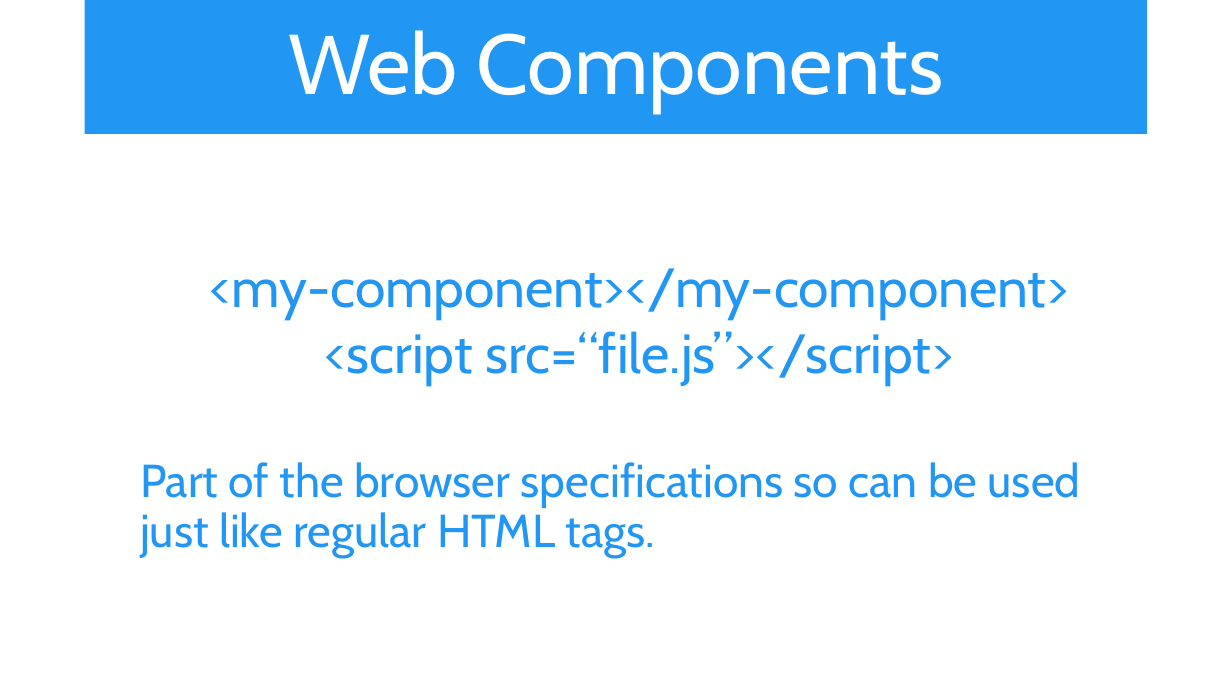
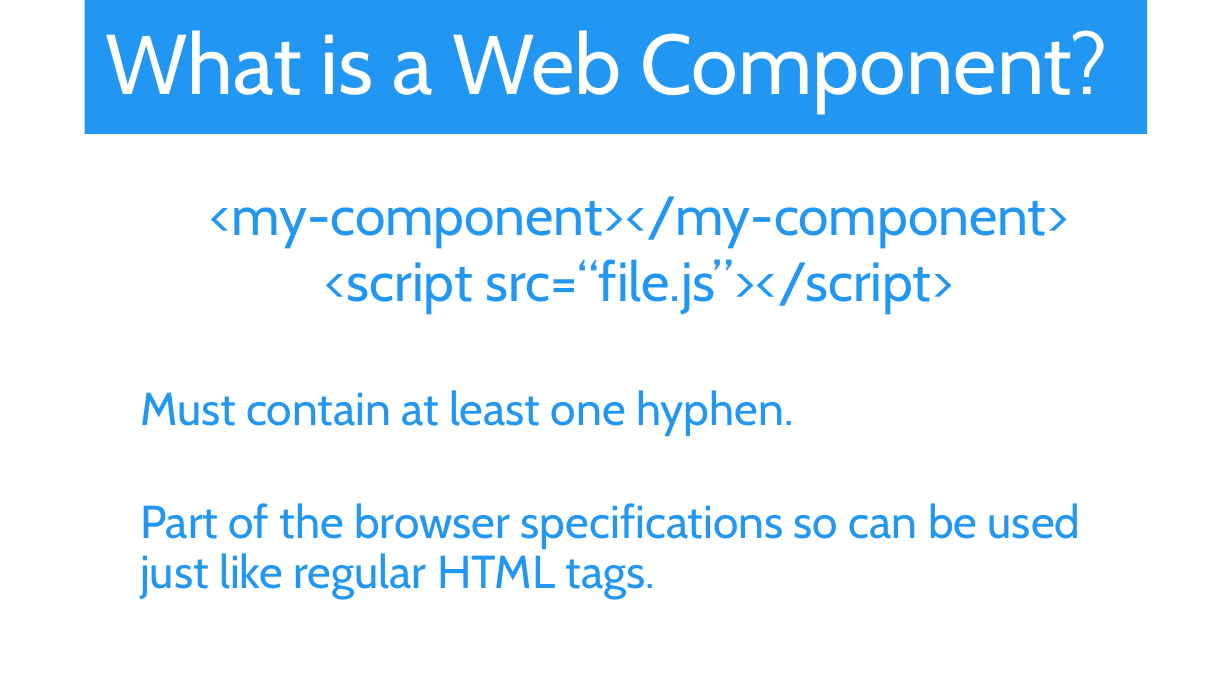
Before and after one commit to iwswordpress/WebComponents, a slide deck: slide 7 of Web-Components.pptx (slide 2 before the commit). Drawn at 1232x693 pixels with LibreOffice and Linux fonts; fonts in the diff are those of the drawing. Boxes give left, top, right and bottom in pixels: in the first picture for what was removed or moved away, otherwise in the second. Text is boxed around its words. In the diff, an @@ line names an element or a change of style, - is before the commit and + after.

```diff
--- a/Web-Components.pptx
+++ b/Web-Components.pptx
@@ title at (x1=105, y1=30, x2=1108, y2=113): text changed @@
-Web Components
+What is a Web Component?
@@ text at (x1=140, y1=390, x2=793, y2=436): paragraph added @@
+  Must contain at least one hyphen.
```
Also in this commit, not shown: 3 other slides changed, 5 slides added, 1 slide removed, 8 other files.
